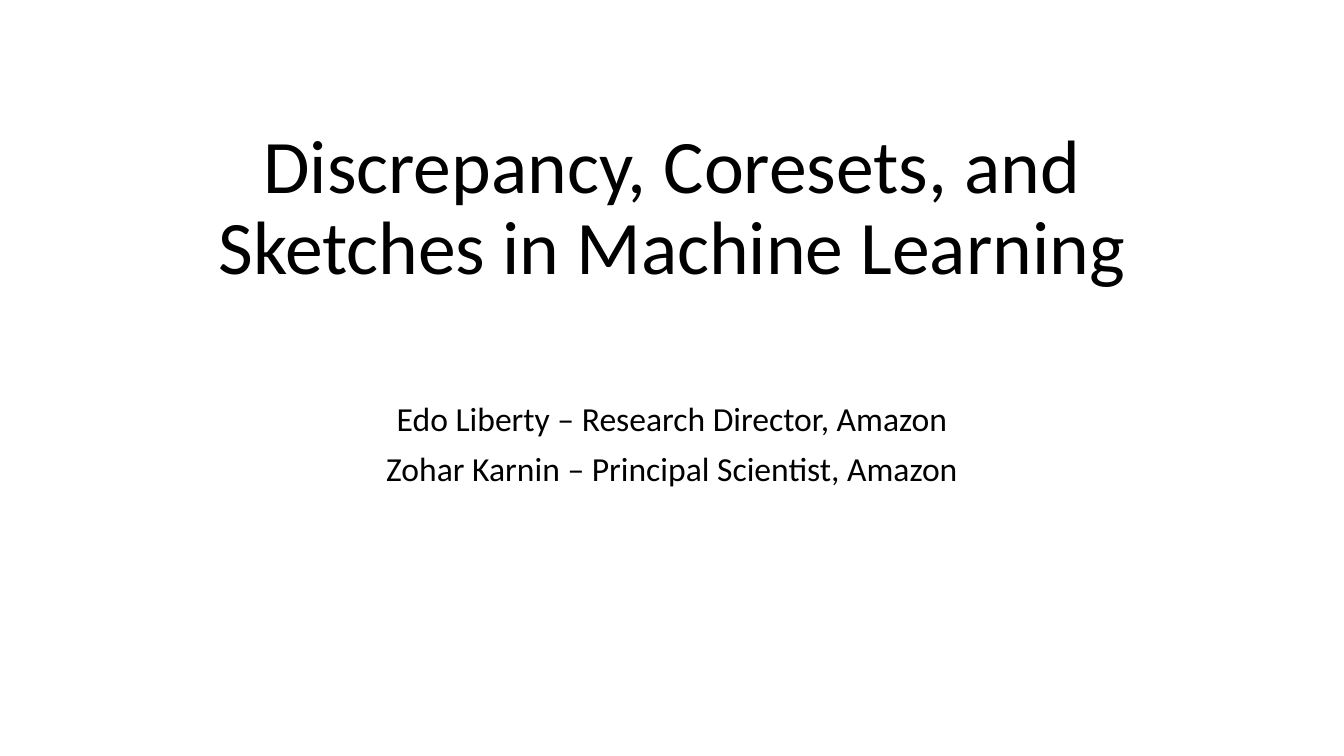
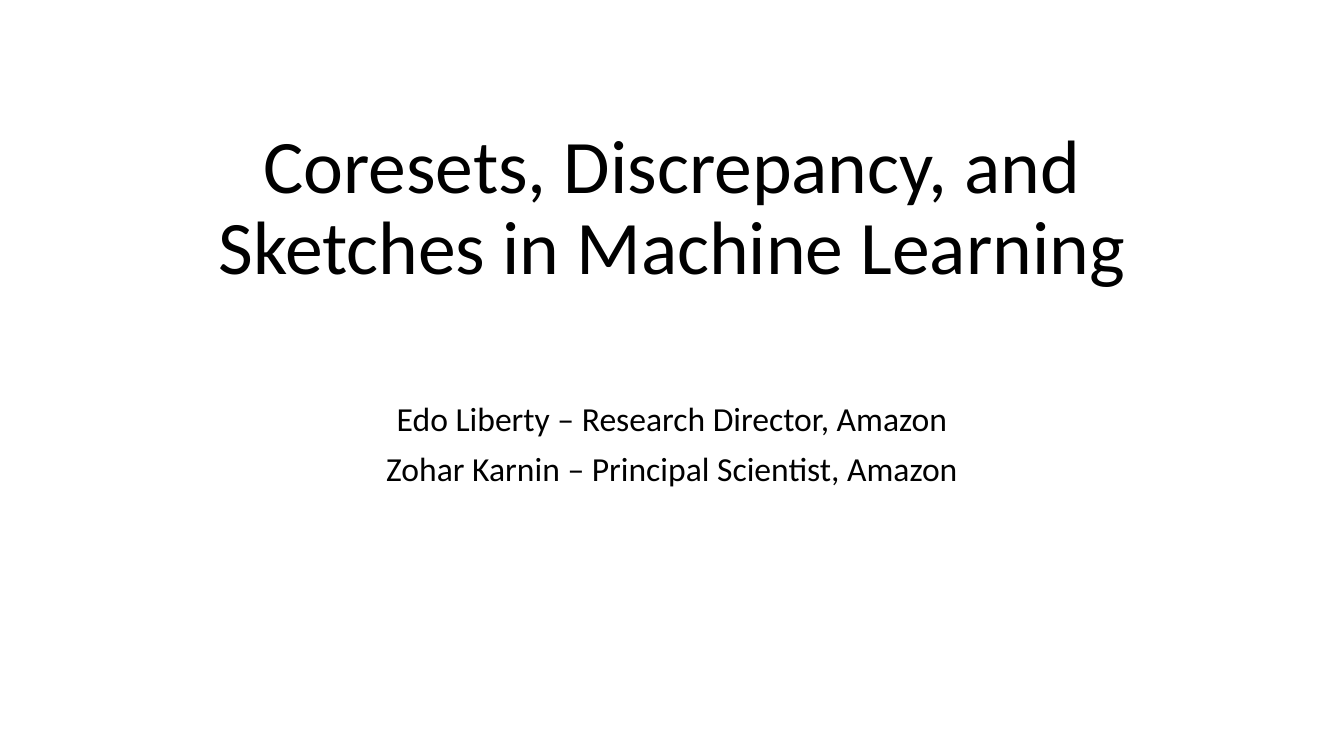
Before and after one commit to zkarnin/density_sketch, a slide deck: slide 1 of presentation.pptx. Drawn at 1344x756 pixels with LibreOffice and Linux fonts; fonts in the diff are those of the drawing. Boxes give left, top, right and bottom in pixels: in the first picture for what was removed or moved away, otherwise in the second. Text is boxed around its words. In the diff, an @@ line names an element or a change of style, - is before the commit and + after.

```diff
--- a/presentation.pptx
+++ b/presentation.pptx
@@ title at <box>218,140,1125,287</box>: text changed @@
-Discrepancy, Coresets, and Sketches in Machine Learning
+Coresets, Discrepancy, and Sketches in Machine Learning
```
Also in this commit, not shown: 11 other slides changed, 7 slides added, 3 slides removed.
